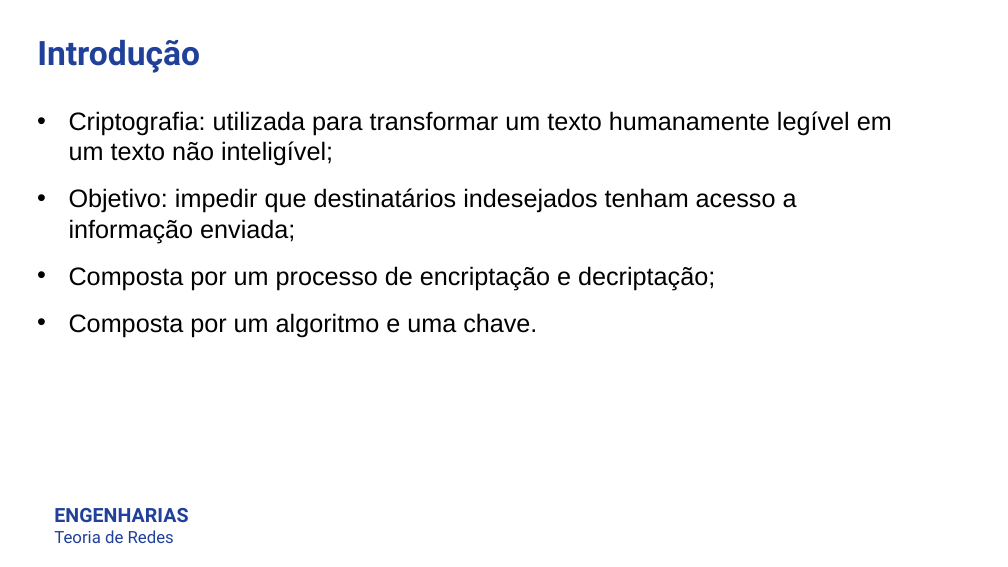
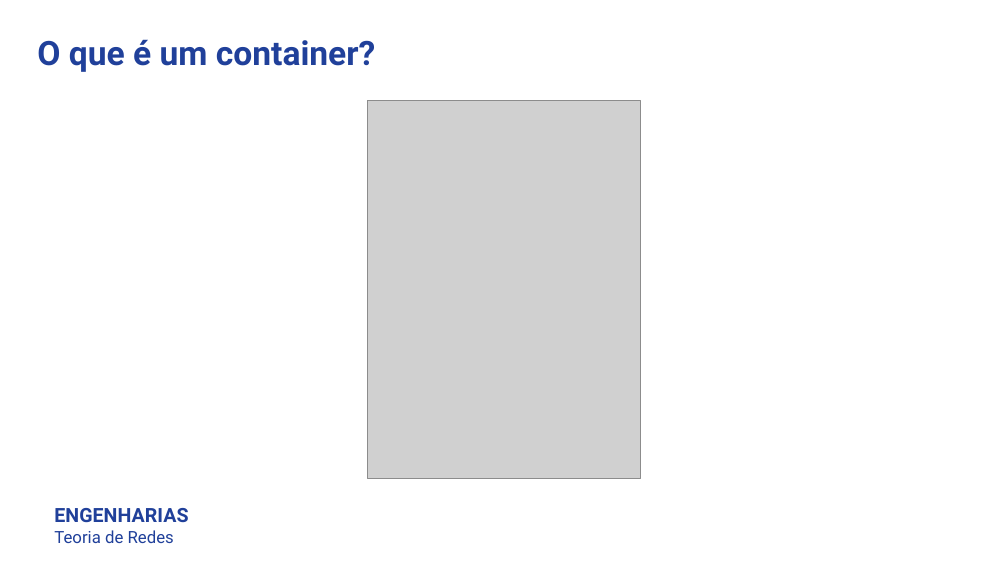
Before and after one commit to luisfelipe998/docker-demo, a slide deck: slide 3 of LuisFelipeBorsoi_LuizFelipeFlores_TGB.pptx (slide 2 before the commit). Drawn at 1008x567 pixels with LibreOffice and Linux fonts; fonts in the diff are those of the drawing; grey boxes stand for pictures. Boxes give left, top, right and bottom in pixels: in the first picture for what was removed or moved away, otherwise in the second. Text is boxed around its words. In the diff, an @@ line names an element or a change of style, - is before the commit and + after.

```diff
--- a/LuisFelipeBorsoi_LuizFelipeFlores_TGB.pptx
+++ b/LuisFelipeBorsoi_LuizFelipeFlores_TGB.pptx
@@ text at [37, 39, 376, 72]: text changed @@
-Introdução
+O que é um container?
@@ text removed at [69, 111, 892, 337] @@
-• Criptografia: utilizada para transformar um texto humanamente legível em um texto não inteligível;
-• Objetivo: impedir que destinatários indesejados tenham acesso a informação enviada;
-• Composta por um processo de encriptação e decriptação;
-• Composta por um algoritmo e uma chave.
@@ picture added at [368, 101, 641, 479] @@
```
Also in this commit, not shown: 2 other slides changed, 26 slides added, 4 other files.
